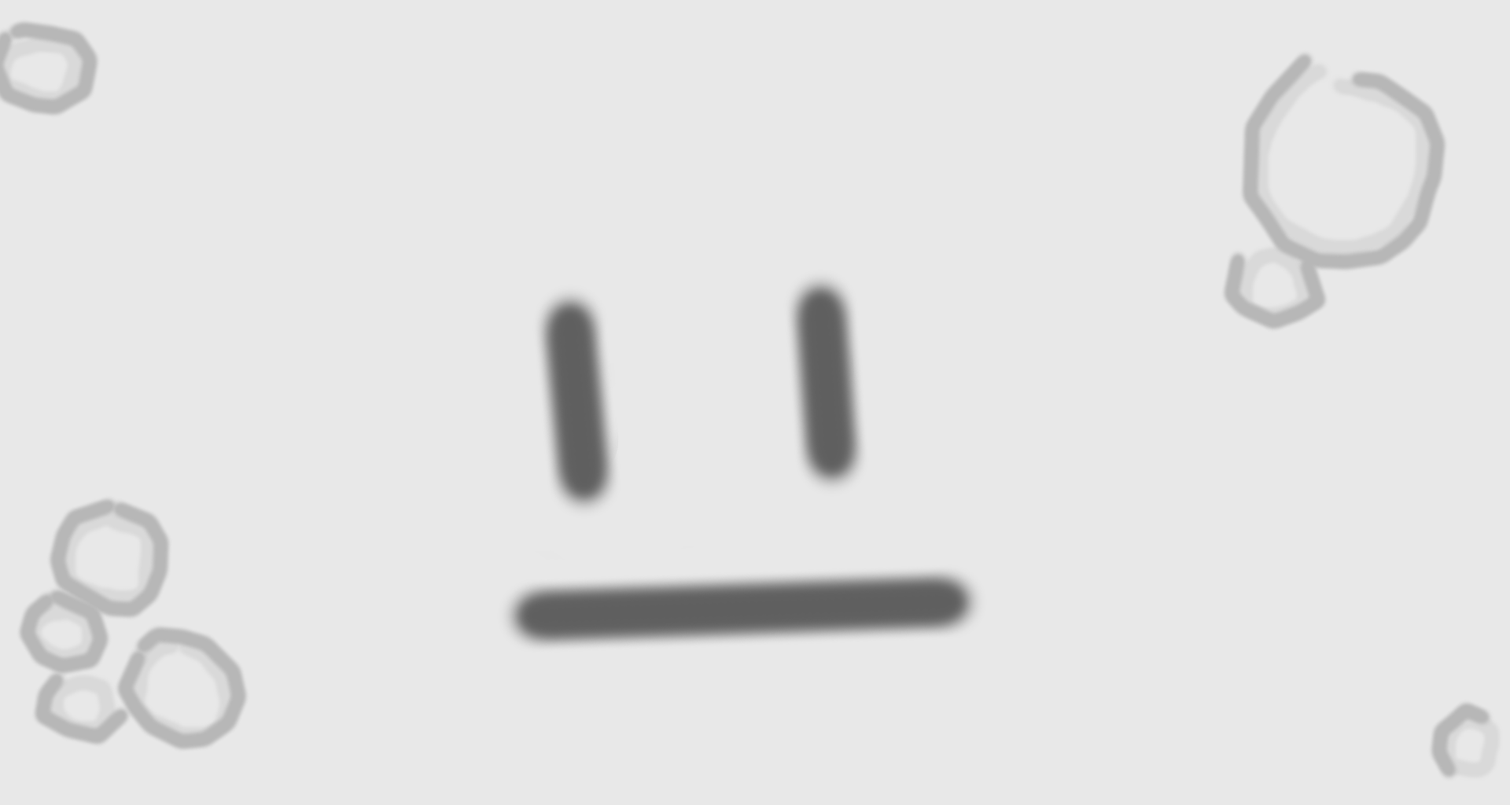
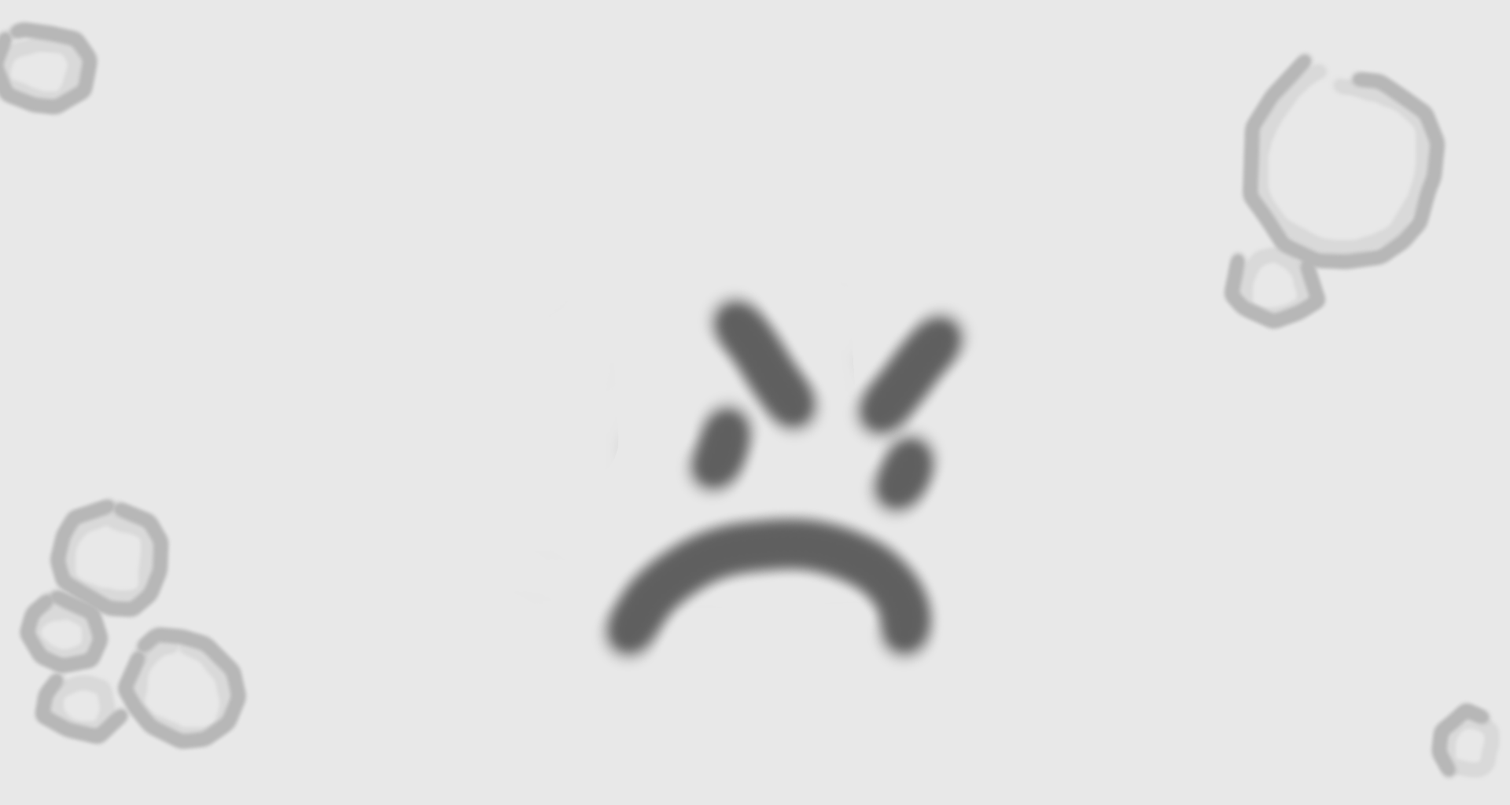
Layer changes from the first 1510px x 805px image to the second:
added layer "angry_face" above "angry_transparency" over [590, 283, 979, 670]
renamed "inner_lines" to "neutral_face", hid it over [500, 272, 984, 654]
